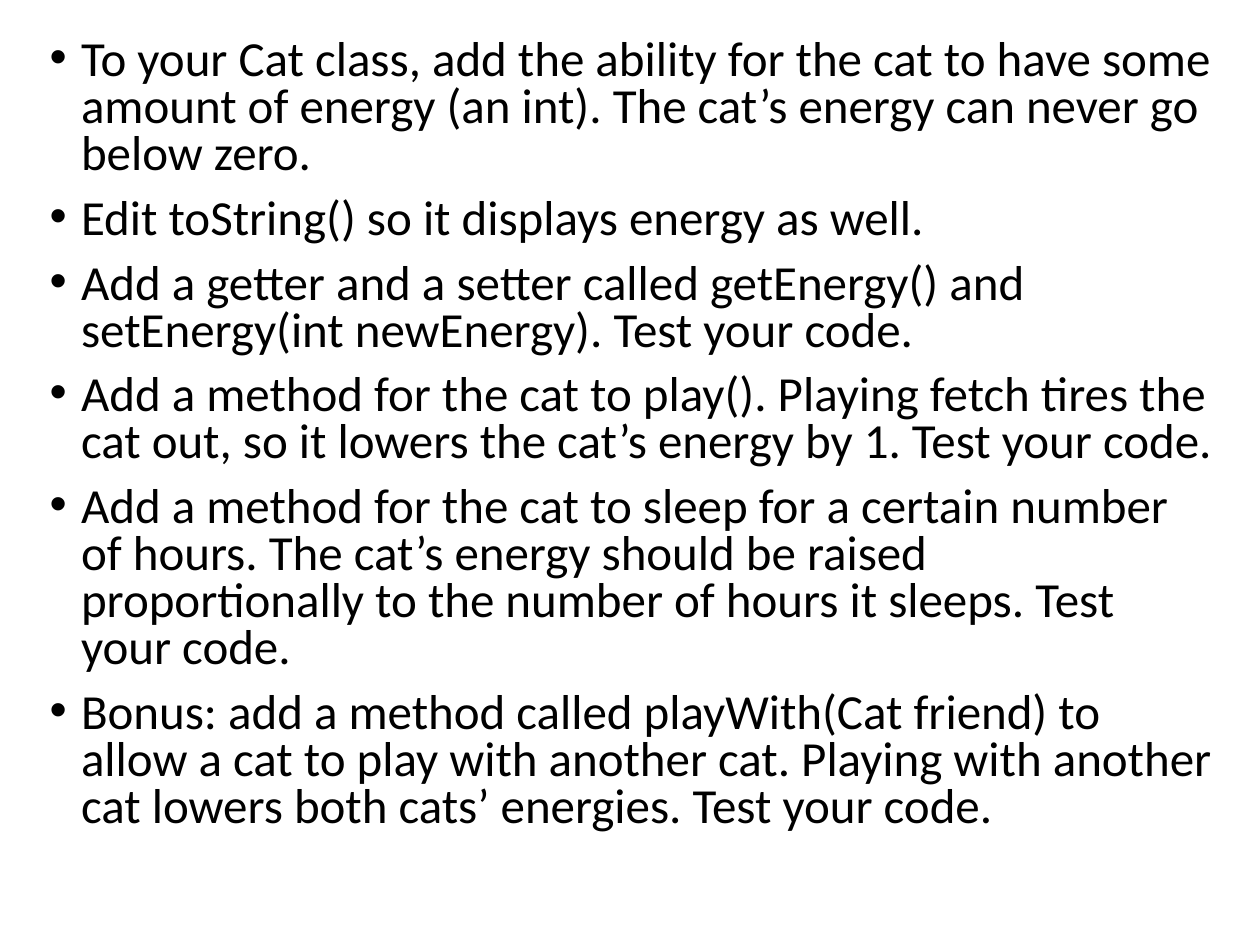
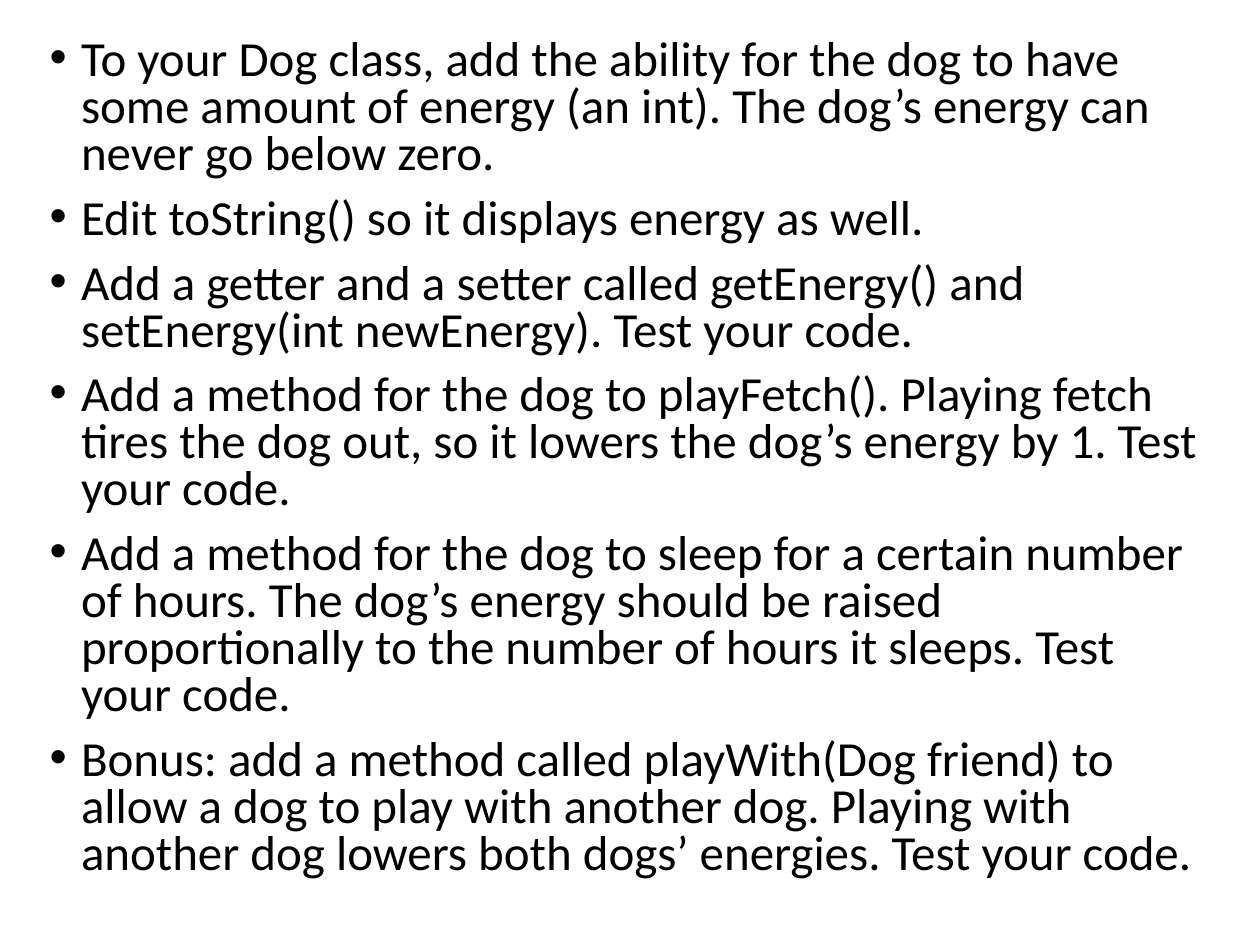
Before and after one commit to pkirlin/cs142-f24, a slide deck: slide 2 of lectures/oop/creating-classes-day2-slides.pptx. Drawn at 1260x945 pixels with LibreOffice and Linux fonts; fonts in the diff are those of the drawing. Boxes give left, top, right and bottom in pixels: in the first picture for what was removed or moved away, otherwise in the second. Text is boxed around its words. In the diff, an @@ line names an element or a change of style, - is before the commit and + after.

```diff
--- a/lectures/oop/creating-classes-day2-slides.pptx
+++ b/lectures/oop/creating-classes-day2-slides.pptx
@@ text at [81,42,1149,179]: text changed @@
-• To your Cat class, add the ability for the cat to have some amount of energy (an int). The cat’s energy can never go below zero.
+• To your Dog class, add the ability for the dog to have some amount of energy (an int). The dog’s energy can never go below zero.
@@ text at [81,375,1197,879]: text changed @@
-• Add a method for the cat to play(). Playing fetch tires the cat out, so it lowers the cat’s energy by 1. Test your code.
-• Add a method for the cat to sleep for a certain number of hours. The cat’s energy should be raised proportionally to the number of hours it sleeps. Test your code.
-• Bonus: add a method called playWith(Cat friend) to allow a cat to play with another cat. Playing with another cat lowers both cats’ energies. Test your code.
+• Add a method for the dog to playFetch(). Playing fetch tires the dog out, so it lowers the dog’s energy by 1. Test your code.
+• Add a method for the dog to sleep for a certain number of hours. The dog’s energy should be raised proportionally to the number of hours it sleeps. Test your code.
+• Bonus: add a method called playWith(Dog friend) to allow a dog to play with another dog. Playing with another dog lowers both dogs’ energies. Test your code.
```
Also in this commit, not shown: 4 other files.
